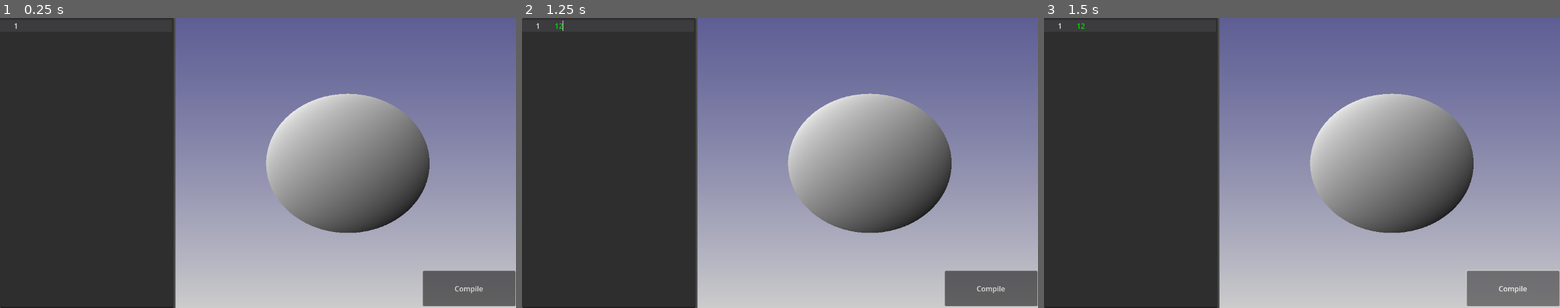
Above: before the commit, frames 1-3 (left to right).
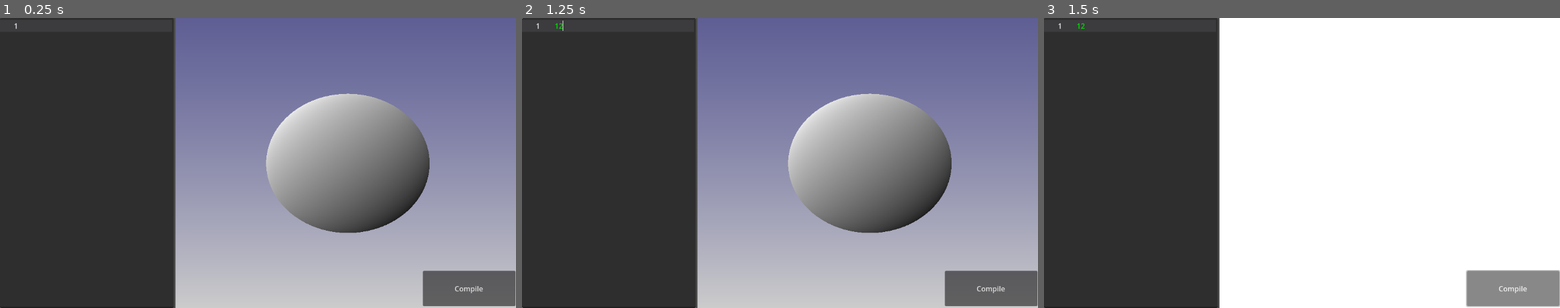
Above: after the commit, the same moments.

Repository: genrr/ChaosGen
Game: Godot game, scene res://Main.tscn
Same seed, same stepped clock (60 frames per second), same inputs: the game is played once before the commit and once after it.
Inputs (mouse positions are in pixels of both pictures, inside the frame that each line leads up to):
- Up to frame 1 (0.25 s): no input
- Up to frame 2 (1.25 s): click (609, 163) at 0.52 s; type "12" at 0.6 s
- Up to frame 3 (1.5 s): click "Compile" at 1.25 s

Frames 1-2 are identical in both runs. In frame 3, 64% of the frame differs, in the area x 34-100%, y 0-100%.

Commit message:
shader test

Diff:
--- a/chaosgen/Editor.gd
+++ b/chaosgen/Editor.gd
@@ -75,7 +75,50 @@
 	for i in tokens:
 		print(i.token,",",tokenType.keys()[i.type])
 	return tokens
+func Parse(toks):
+	return
 func transpile(AST):
-	return
+	var src="""shader_type canvas_item;
+
+uniform float w=2.555;
+uniform vec3 orig=vec3(-1.92,-0.015,-0.005);
+float sdf(vec3 p){"""
+	#return length(p)-1.;
+	src+=$CodeEdit.text;
+	src+="""}
+bool march(vec3 dir,vec3 origin,out vec3 N){
+	int maxSteps=1000;
+	vec3 p=origin;
+	float dist=0.;
+	for(int i=0;i<maxSteps;i++){
+		dist=sdf(p)+dist;
+		p=origin+dir*dist;
+		if(sdf(p)<0.001){
+			N=normalize(p);
+			return true;
+		}
+	}
+
+	return false;
+}
+uniform vec3 L=vec3(0.605,10.125,10.455);
+void fragment() {
+	COLOR=mix(vec4(0.4,.4,0.7,0.7),vec4(0.8,0.8,0.8,1),UV.y);
+
+	vec3 dir=normalize(vec3(1,(UV.x-0.5)*w,(UV.y-0.5)*w));
+	vec3 N;
+	bool hit=march(dir,orig,N);
+	if(hit){
+
+		float NdotL=(dot(N,normalize(-L))+1.)/2.;
+		COLOR=vec4(NdotL,NdotL,NdotL,1);
+	}
+
+}
+"""
+	var shader = Shader.new()
+	shader.code=src
+	$view.material.shader=shader
 func compile():
 	lexicalAnalysis()
+	transpile("")
--- a/chaosgen/Main.tscn
+++ b/chaosgen/Main.tscn
@@ -50,7 +50,7 @@
 auto_brace_completion_enabled = true
 auto_brace_completion_highlight_matching = true
 
-[node name="ColorRect" type="ColorRect" parent="Control"]
+[node name="view" type="ColorRect" parent="Control"]
 material = SubResource("ShaderMaterial_r0du0")
 offset_left = 392.0
 offset_top = -1.0
--- a/chaosgen/RayMarch.gdshader
+++ b/chaosgen/RayMarch.gdshader
@@ -1,7 +1,7 @@
 shader_type canvas_item;
 
-uniform float w=1.;
-uniform vec3 orig;
+uniform float w=2.555;
+uniform vec3 orig=vec3(-1.92,-0.015,-0.005);
 float sdf(vec3 p){
 	return length(p)-1.;
 }
@@ -20,7 +20,7 @@
 
 	return false;
 }
-uniform vec3 L;
+uniform vec3 L=vec3(0.605,10.125,10.455);
 void fragment() {
 	COLOR=mix(vec4(0.4,.4,0.7,0.7),vec4(0.8,0.8,0.8,1),UV.y);
 
